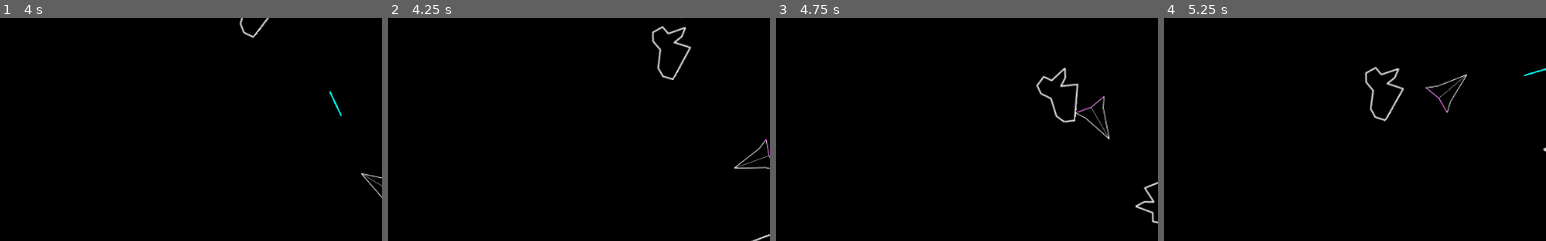
Above: before the commit, frames 1-4 (left to right).
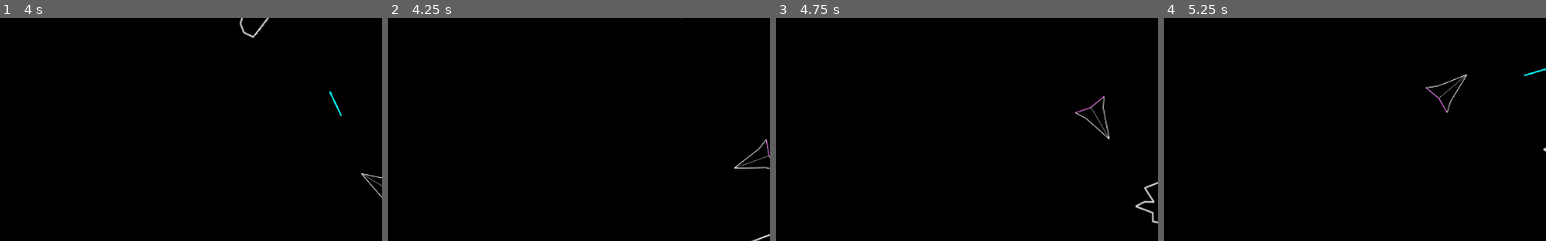
Above: after the commit, the same moments.

Repository: liske/Planetoids
Game: Godot game, scene res://scenes/Space.tscn
The game is run twice, just before and just after one commit, with the same random seed, the same clock (stepped at 60 frames per second) and the same inputs.
Inputs:
- Up to frame 1 (4 s): tap Enter at 0.5 s; hold Right (rotate_right) 0.53-1.28 s; tap Space (shoot) at 0.6, 1.55, 2.1, 2.85, 3.8 s; hold Left (rotate_left) 1.28-2.03 s; tap W (boost) at 1.35 s; hold Right (rotate_right) 2.03-3.53 s; hold Left (rotate_left) from 3.53 s (still down); hold W (boost) from 3.53 s (still down)
- Up to frame 2 (4.25 s): keep holding Left (rotate_left); keep holding W (boost)
- Up to frame 3 (4.75 s): keep holding Left (rotate_left); release W (boost) at 4.28 s; tap Space (shoot) at 4.35 s
- Up to frame 4 (5.25 s): keep holding Left (rotate_left); tap Space (shoot) at 5.1 s
The pictures show only the part of the screen within x 0-50%, y 10-60%; the shares and areas given below are measured in that part.

Frame 1 is identical in both runs. In frame 2, 0.5% of the frame differs, in the area x 69-80%, y 3-28%; in frame 3, 0.5%; in frame 4, 0.5%.

Commit message:
laser: destroy astroids on hit

Diff:
--- a/objects/ship/Ship.gd
+++ b/objects/ship/Ship.gd
@@ -13,6 +13,12 @@
 export (float) var slow_down = 0.005
 
 onready var viewport_size = get_viewport_rect().size
+
+func _on_Laser_body_entered(body : Node):
+	# do not react when hitting the ship
+	if body != self:
+		print(body)
+		body.queue_free()
 
 func _physics_process(delta):
 	rotation_direction = 0
@@ -48,3 +54,4 @@
 		bullet.global_position = $Position2D_Center.global_position
 
 		bullet.apply_central_impulse(Vector2.RIGHT.rotated(rotation) * 600)
+		bullet.connect("body_entered", self, "_on_Laser_body_entered")
--- a/objects/weapon/Laser.tscn
+++ b/objects/weapon/Laser.tscn
@@ -5,6 +5,8 @@
 
 [node name="Laser" type="RigidBody2D"]
 mass = 65535.0
+contacts_reported = 1
+contact_monitor = true
 script = ExtResource( 2 )
 
 [node name="Sprite" type="Sprite" parent="."]
--- a/project.godot
+++ b/project.godot
@@ -38,11 +38,13 @@
 rotate_left={
 "deadzone": 0.5,
 "events": [ Object(InputEventKey,"resource_local_to_scene":false,"resource_name":"","device":0,"alt":false,"shift":false,"control":false,"meta":false,"command":false,"pressed":false,"scancode":16777231,"physical_scancode":0,"unicode":0,"echo":false,"script":null)
+, Object(InputEventKey,"resource_local_to_scene":false,"resource_name":"","device":0,"alt":false,"shift":false,"control":false,"meta":false,"command":false,"pressed":false,"scancode":65,"physical_scancode":0,"unicode":0,"echo":false,"script":null)
  ]
 }
 rotate_right={
 "deadzone": 0.5,
 "events": [ Object(InputEventKey,"resource_local_to_scene":false,"resource_name":"","device":0,"alt":false,"shift":false,"control":false,"meta":false,"command":false,"pressed":false,"scancode":16777233,"physical_scancode":0,"unicode":0,"echo":false,"script":null)
+, Object(InputEventKey,"resource_local_to_scene":false,"resource_name":"","device":0,"alt":false,"shift":false,"control":false,"meta":false,"command":false,"pressed":false,"scancode":68,"physical_scancode":0,"unicode":0,"echo":false,"script":null)
  ]
 }
 shoot={
@@ -53,6 +55,7 @@
 boost={
 "deadzone": 0.5,
 "events": [ Object(InputEventKey,"resource_local_to_scene":false,"resource_name":"","device":0,"alt":false,"shift":false,"control":false,"meta":false,"command":false,"pressed":false,"scancode":87,"physical_scancode":0,"unicode":0,"echo":false,"script":null)
+, Object(InputEventKey,"resource_local_to_scene":false,"resource_name":"","device":0,"alt":false,"shift":false,"control":false,"meta":false,"command":false,"pressed":false,"scancode":16777232,"physical_scancode":0,"unicode":0,"echo":false,"script":null)
  ]
 }
 
